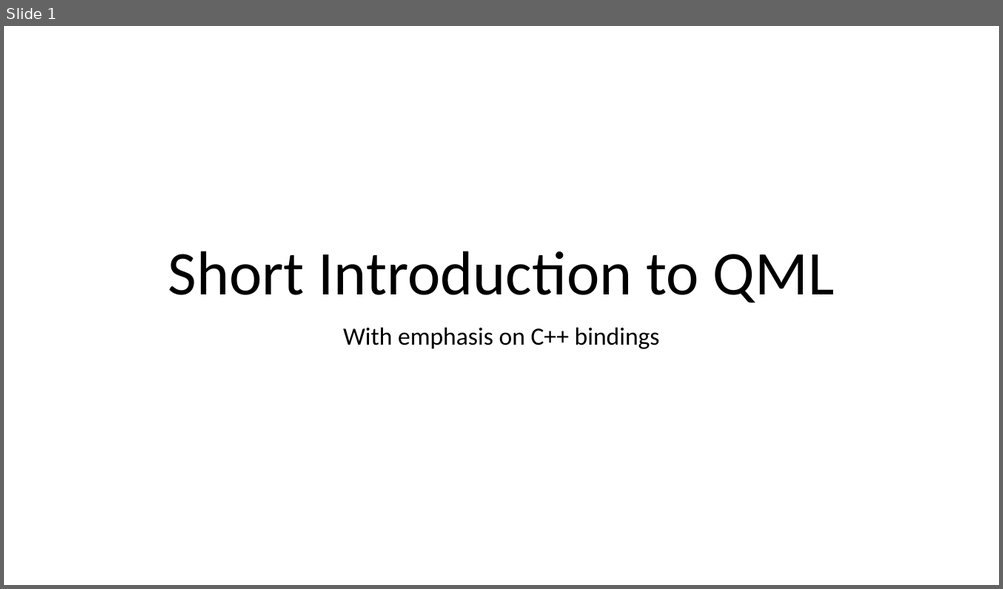
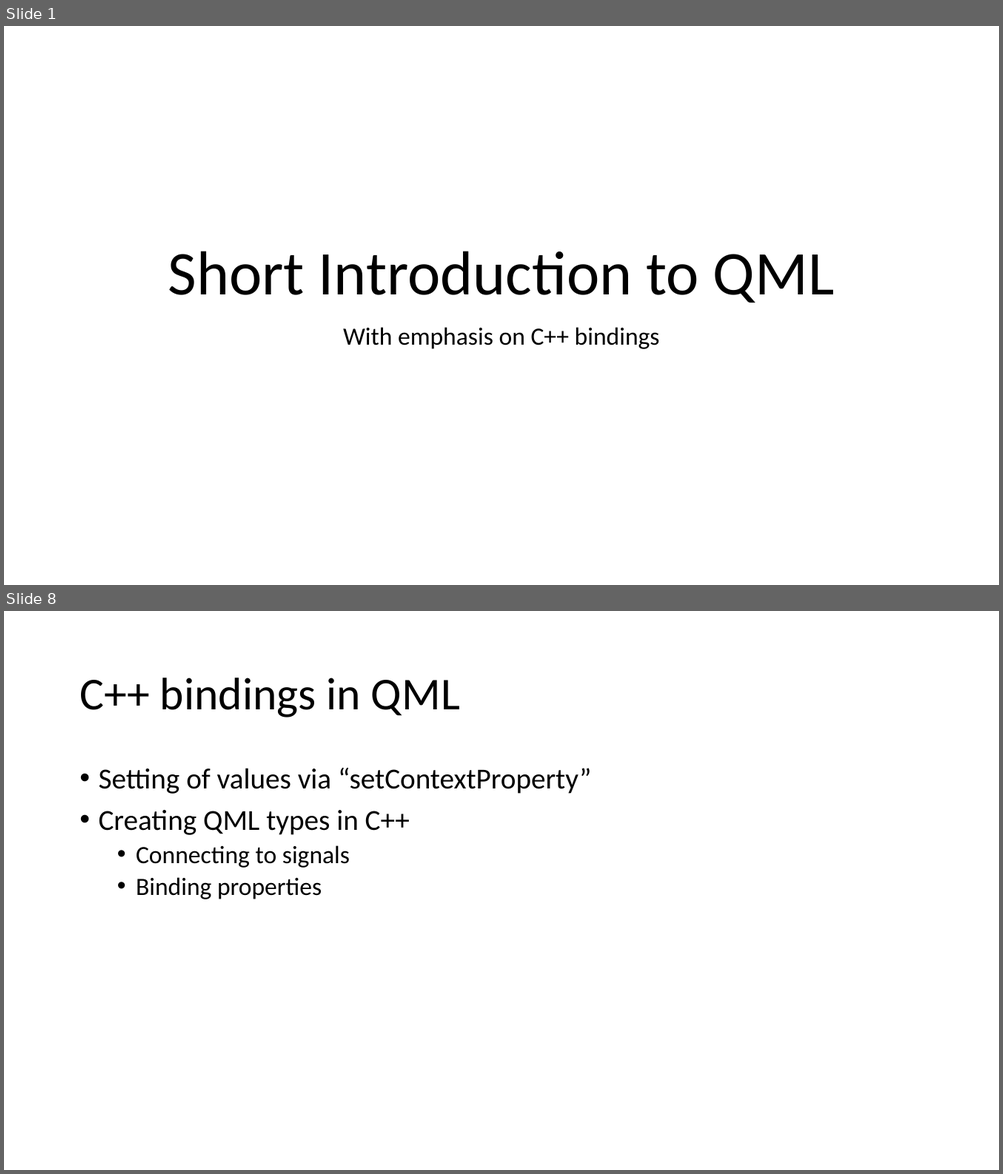
Before and after one commit to RudolfVonKrugstein/qml-presentation, a slide deck: Praesentation.pptx. Shown one above the other, each under a label of ours: slide 1 before the commit, slides 1 and 8 after it; the slides between them are not shown. The pictures are 1003x589 and 1003x1174 pixels, drawn with LibreOffice and Linux fonts; fonts in the diff are those of the drawing. Boxes give left, top, right and bottom in pixels: in the first picture for what was removed or moved away, otherwise in the second. Text is boxed around its words. In the diff, an @@ line names an element or a change of style, - is before the commit and + after.

```diff
--- a/Praesentation.pptx
+++ b/Praesentation.pptx
@@ slide 8 added at <box>4,611,999,1170</box>, background #FFFFFF @@
@@ title added at <box>79,678,460,718</box>, 44 pt, text #000000 @@
+C++ bindings in QML
@@ text added at <box>99,768,592,900</box>, 28 pt, text #000000 @@
+• Setting of values via “setContextProperty”
+• Creating QML types in C++
+  • Connecting to signals
+  • Binding properties
```
Also in this commit, not shown: 3 slides changed, 13 other slides added.
